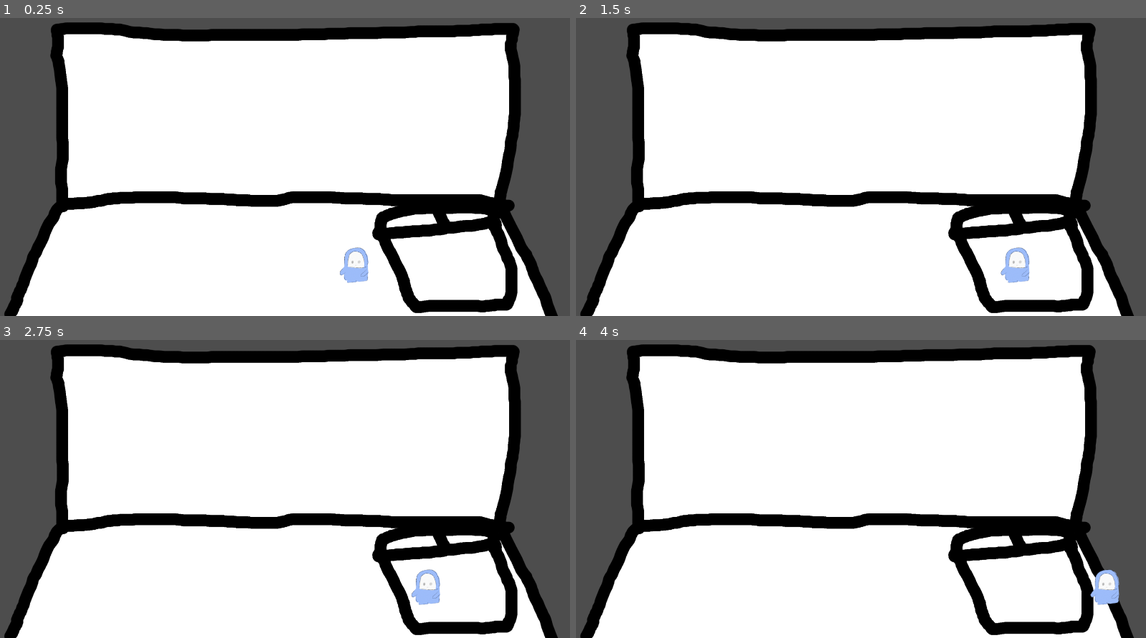
Above: before the commit, frames 1-4 (two rows, left to right).
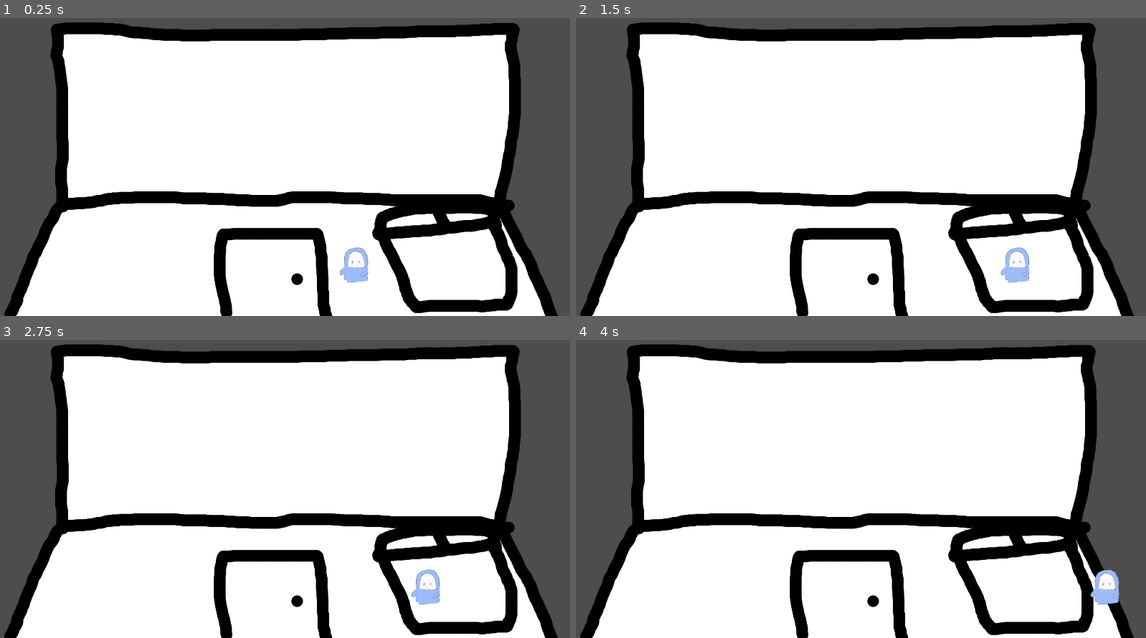
Above: after the commit, the same moments.

Repository: chipset1/godot-scene-change-crash
Game: Godot game, scene res://scenes/main/main.tscn
Same seed, same stepped clock (60 frames per second), same inputs: the game is played once before the commit and once after it.
Inputs:
- Up to frame 1 (0.25 s): no input
- Up to frame 2 (1.5 s): tap Enter (ui_accept) at 0.5, 0.77 s; hold D (move_right) from 0.53 s (still down); tap J (interact) at 0.6, 1.35 s
- Up to frame 3 (2.75 s): tap Enter (ui_accept) at 1.52 s; release D (move_right) at 2.03 s; hold A (move_left) from 2.03 s (still down); tap J (interact) at 2.1 s
- Up to frame 4 (4 s): release A (move_left) at 2.78 s; hold D (move_right) from 2.78 s (still down); tap J (interact) at 2.85, 3.6 s; tap Enter (ui_accept) at 3.02, 3.77 s

The runs differ from the first frame. In frame 1, 1.9% of the frame differs, in the area x 37-59%, y 70-100%; in frame 2, 1.9%; in frame 3, 1.9%; in frame 4, 1.9%.

Commit message:
Commit to reproduce bug

Diff:
--- a/project.godot
+++ b/project.godot
@@ -58,8 +58,3 @@
 "events": [Object(InputEventKey,"resource_local_to_scene":false,"resource_name":"","device":-1,"window_id":0,"alt_press …(192 unchanged characters)…
 ]
 }
-
-[rendering]
-
-renderer/rendering_method="gl_compatibility"
-renderer/rendering_method.mobile="gl_compatibility"
--- a/scenes/game_objects/Door/door.gd
+++ b/scenes/game_objects/Door/door.gd
@@ -5,9 +5,14 @@
 # Called when the node enters the scene tree for the first time.
 func _ready() -> void:
 	assert(level_name != "")
-	body_entered.connect(func(_body): _has_body_entered = true )
-	body_exited.connect(func(_body): _has_body_entered = false )
+	body_entered.connect(_body_entered)
+	body_exited.connect(_body_exited)
 
+func _body_entered(_body):
+	_has_body_entered = true
+
+func _body_exited(_body):
+	_has_body_entered = false
 
 func _process(_delta: float) -> void:
 	if _has_body_entered and Input.is_action_just_pressed("interact"):
--- a/scenes/game_objects/Door/door.tscn
+++ b/scenes/game_objects/Door/door.tscn
@@ -1,12 +1,12 @@
 [gd_scene load_steps=3 format=3 uid="uid://dy5gh5chbcqcf"]
 
-[ext_resource type="Script" path="res://scenes/game_objects/Door/door.gd" id="1_2e03p"]
+[ext_resource type="Script" path="res://scenes/game_objects/door/door.gd" id="1_naao0"]
 
 [sub_resource type="RectangleShape2D" id="RectangleShape2D_l2r20"]
 size = Vector2(204, 281)
 
 [node name="Door" type="Area2D"]
-script = ExtResource("1_2e03p")
+script = ExtResource("1_naao0")
 
 [node name="CollisionShape2D" type="CollisionShape2D" parent="."]
 position = Vector2(538, 567)
--- a/scenes/levels/start/start_level.tscn
+++ b/scenes/levels/start/start_level.tscn
@@ -1,7 +1,7 @@
 [gd_scene load_steps=3 format=3 uid="uid://jey0ilj4cv46"]
 
 [ext_resource type="Texture2D" uid="uid://wrtp4darriv5" path="res://assets/levels/start/start_room.png" id="1_i6k15"]
-[ext_resource type="PackedScene" uid="uid://dy5gh5chbcqcf" path="res://scenes/game_objects/Door/door.tscn" id="2_lpish"]
+[ext_resource type="PackedScene" uid="uid://dy5gh5chbcqcf" path="res://scenes/game_objects/door/door.tscn" id="2_lpish"]
 
 [node name="StartLevel" type="Node2D"]
 
@@ -10,7 +10,7 @@
 centered = false
 
 [node name="Door" parent="." instance=ExtResource("2_lpish")]
-position = Vector2(388, 520)
+position = Vector2(393, 386)
 level_name = "start/start_level_balcony"
 
 [node name="StartLevelBalconyEnter" type="Node2D" parent="."]
--- a/scenes/levels/start/start_level_balcony.tscn
+++ b/scenes/levels/start/start_level_balcony.tscn
@@ -1,7 +1,7 @@
 [gd_scene load_steps=3 format=3 uid="uid://dlrro1d3tk6ms"]
 
 [ext_resource type="Texture2D" uid="uid://bw0p5widtmojw" path="res://assets/levels/start/start_room_balcony.png" id="1_pjpp5"]
-[ext_resource type="PackedScene" uid="uid://dy5gh5chbcqcf" path="res://scenes/game_objects/Door/door.tscn" id="2_tk3fc"]
+[ext_resource type="PackedScene" uid="uid://dy5gh5chbcqcf" path="res://scenes/game_objects/door/door.tscn" id="2_tk3fc"]
 
 [node name="StartLevelBalcony" type="Node2D"]
 
@@ -13,7 +13,7 @@
 position = Vector2(1202, 454)
 
 [node name="Door" parent="." instance=ExtResource("2_tk3fc")]
-position = Vector2(662, -267)
+position = Vector2(656, -207)
 level_name = "start/start_level"
 
 [node name="Door2" parent="." instance=ExtResource("2_tk3fc")]
--- a/scenes/main/main.gd
+++ b/scenes/main/main.gd
@@ -31,8 +31,19 @@
 	_camera.set_anchor_mode(Camera2D.ANCHOR_MODE_FIXED_TOP_LEFT)
 
 func _main_change_level(level_path : String):
-	var l = "res://scenes/levels/" + level_path + ".tscn"
-	_goto_level(l)
+	var path = "res://scenes/levels/" + level_path + ".tscn"
+		# It is now safe to remove the current scene.
+	var previous_name = _current_level.name
+	_current_level.free()
+	# Load the new scene.
+	var l = load(path)
+	# Instance the new scene.
+	_current_level = l.instantiate()
+	_set_player_start_position(previous_name)
+	_should_update_camera()
+	# Add it to the active scene, as child of root.
+	$Levels.add_child(_current_level)
+
 
 func _set_player_start_position(level_name):
 	assert(_current_level.has_node(level_name+"Enter"))
@@ -49,16 +60,3 @@
 	else:
 		_set_camera_center()
 		player.enable_camera_follow()
-
-func _goto_level(path):
-	# It is now safe to remove the current scene.
-	var previous_name = _current_level.name
-	_current_level.free()
-	# Load the new scene.
-	var l = ResourceLoader.load(path)
-	# Instance the new scene.
-	_current_level = l.instantiate()
-	_set_player_start_position(previous_name)
-	_should_update_camera()
-	# Add it to the active scene, as child of root.
-	$Levels.add_child(_current_level)
Binary file changed: assets/levels/start/start_room.png
Not shown: 1 places in scenes/game_objects/player/player.tscn that only renumber resources
Not shown, added: README.md
